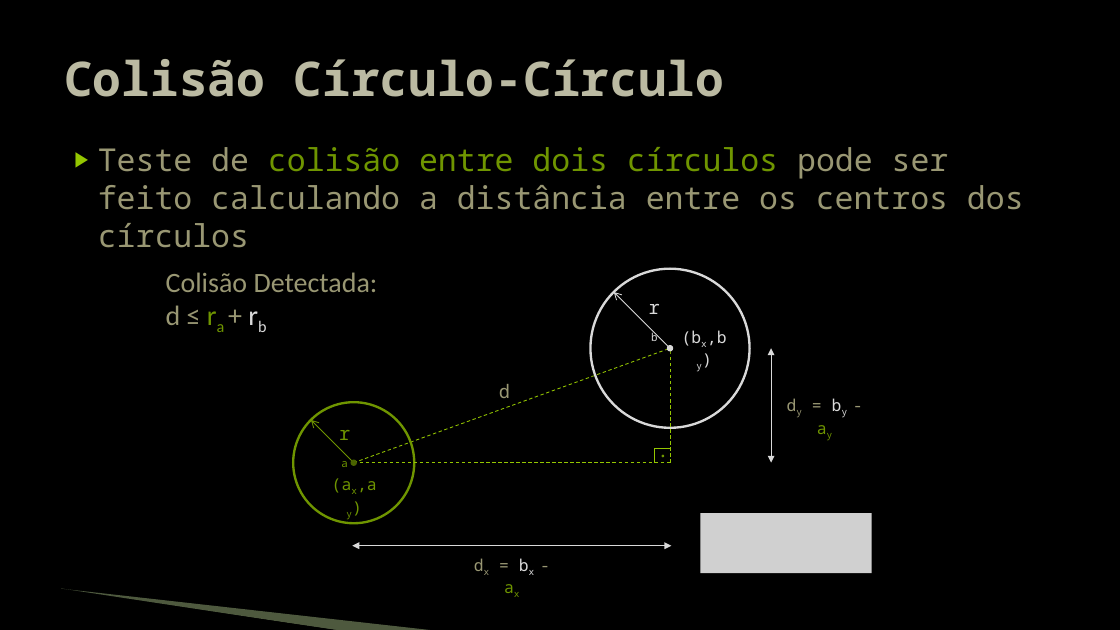
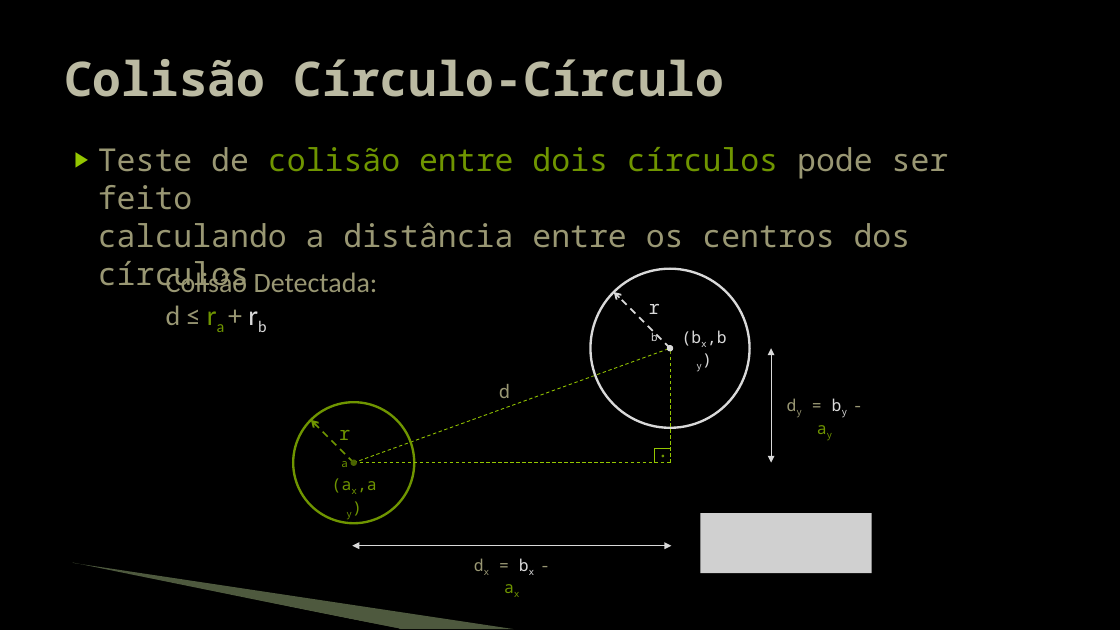
Before and after one commit to JudsonSS/Jogos, a slide deck: slide 15 of Slides/10. Detecção de Colisão.pptx (slide 13 before the commit). Drawn at 1120x630 pixels with LibreOffice and Linux fonts; fonts in the diff are those of the drawing; grey boxes stand for pictures; background and template pictures are left out. Boxes give left, top, right and bottom in pixels: in the first picture for what was removed or moved away, otherwise in the second. Text is boxed around its words. In the diff, an @@ line names an element or a change of style, - is before the commit and + after.

```diff
--- a/Slides/10. Detecção de Colisão.pptx
+++ b/Slides/10. Detecção de Colisão.pptx
@@ text "Teste de colisão entre dois ..." rewrapped from box(98, 147, 1024, 248) to box(98, 147, 949, 292) @@
@@ arrow (670, 349) - (614, 292): stroke #D9D9D9 0.75 pt to #D9D9D9 1.5 pt dashed @@
@@ arrow (354, 463) - (311, 420): stroke #6F9400 0.75 pt to #6F9400 1.5 pt dashed @@
@@ freeform shape: place and size @@
-freeform shape at box(60, 590, 340, 630)
+freeform shape at box(71, 565, 400, 629)
@@ freeform shape: place and size @@
-freeform shape at box(61, 589, 437, 630)
+freeform shape at box(73, 563, 514, 629)
```
Also in this commit, not shown: 17 other slides changed, 2 slides added.
